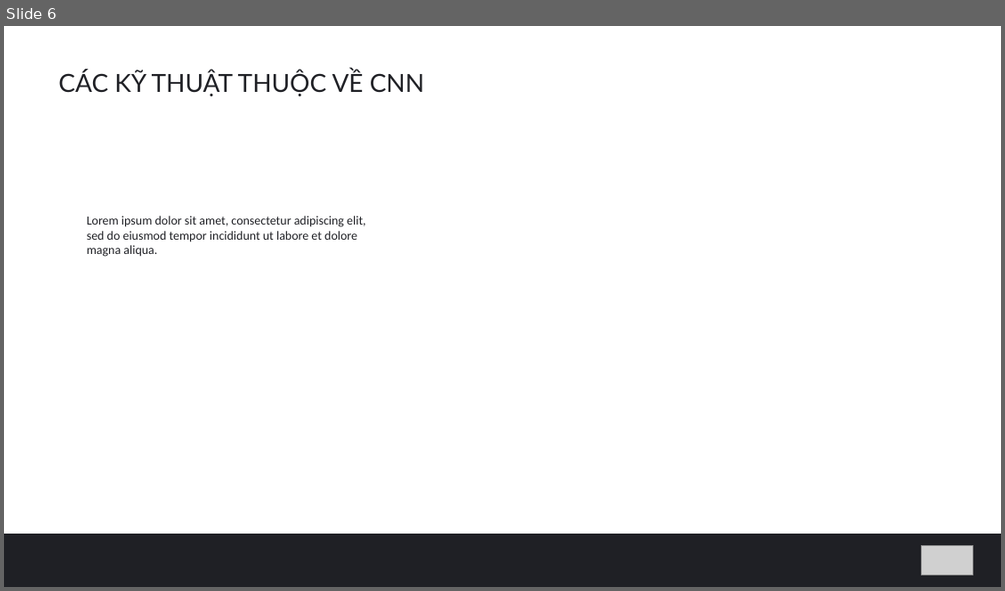
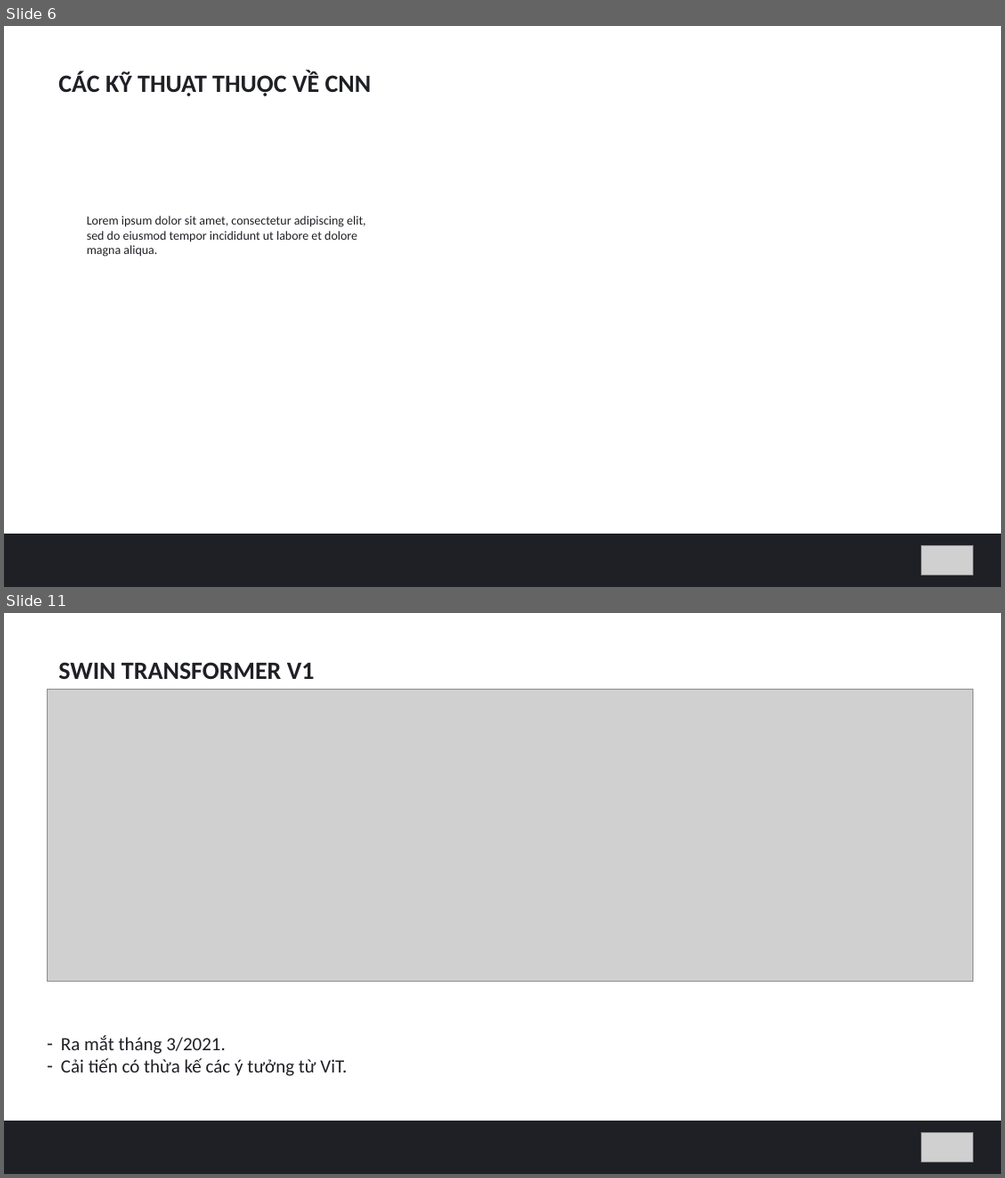
Before and after one commit to hungvm2/MoD_machine_learning, a slide deck: slide.pptx. Shown one above the other, each under a label of ours: slide 6 before the commit, slides 6 and 11 after it; the slides between them are not shown. The pictures are 1005x591 and 1005x1178 pixels, drawn with LibreOffice and Linux fonts; fonts in the diff are those of the drawing; grey boxes stand for pictures. Boxes give left, top, right and bottom in pixels: in the first picture for what was removed or moved away, otherwise in the second. Text is boxed around its words. In the diff, an @@ line names an element or a change of style, - is before the commit and + after.

```diff
--- a/slide.pptx
+++ b/slide.pptx
@@ slide 11 added at (x1=4, y1=613, x2=1001, y2=1174), background #FFFFFF @@
@@ text added at (x1=58, y1=662, x2=315, y2=679), 24 pt, text #1F2025, bold @@
+SWIN TRANSFORMER V1
@@ picture added at (x1=48, y1=689, x2=973, y2=981) @@
@@ text added at (x1=61, y1=1035, x2=347, y2=1076), 18 pt, text #1F2025 @@
+– Ra mắt tháng 3/2021.
+– Cải tiến có thừa kế các ý tưởng từ ViT.
@@ rectangle added at (x1=4, y1=1121, x2=1001, y2=1174), fill #1F2025 @@
@@ picture added at (x1=922, y1=1132, x2=973, y2=1162) @@
@@ slide 6 changed as well @@
@@ text "CÁC KỸ THUẬT THUỘC VỀ ..." at (x1=58, y1=71, x2=372, y2=96): font Lato to Calibri, bold on @@
```
Also in this commit, not shown: 10 other slides changed, 10 other slides added, 4 slides removed, 1 other file.
